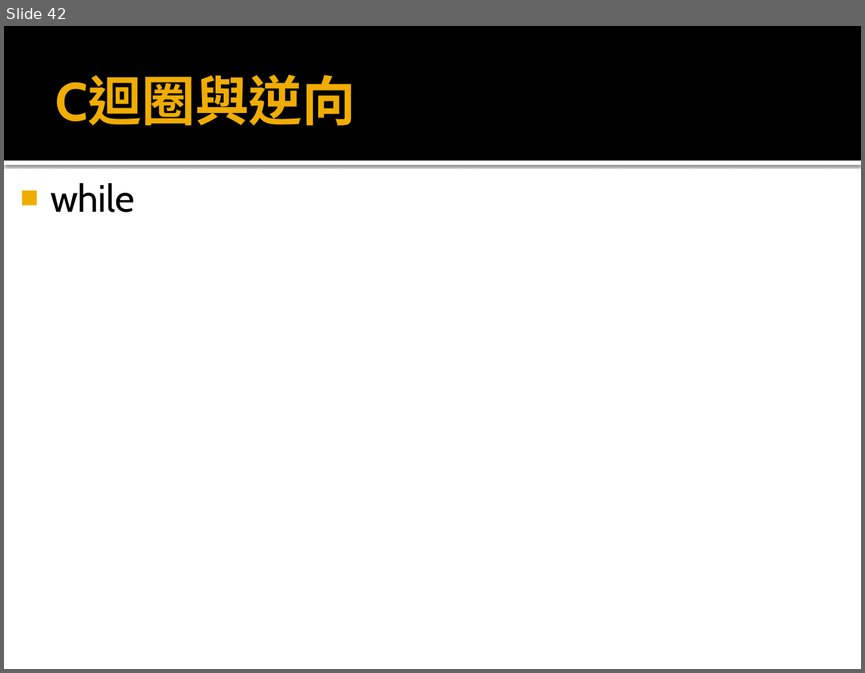
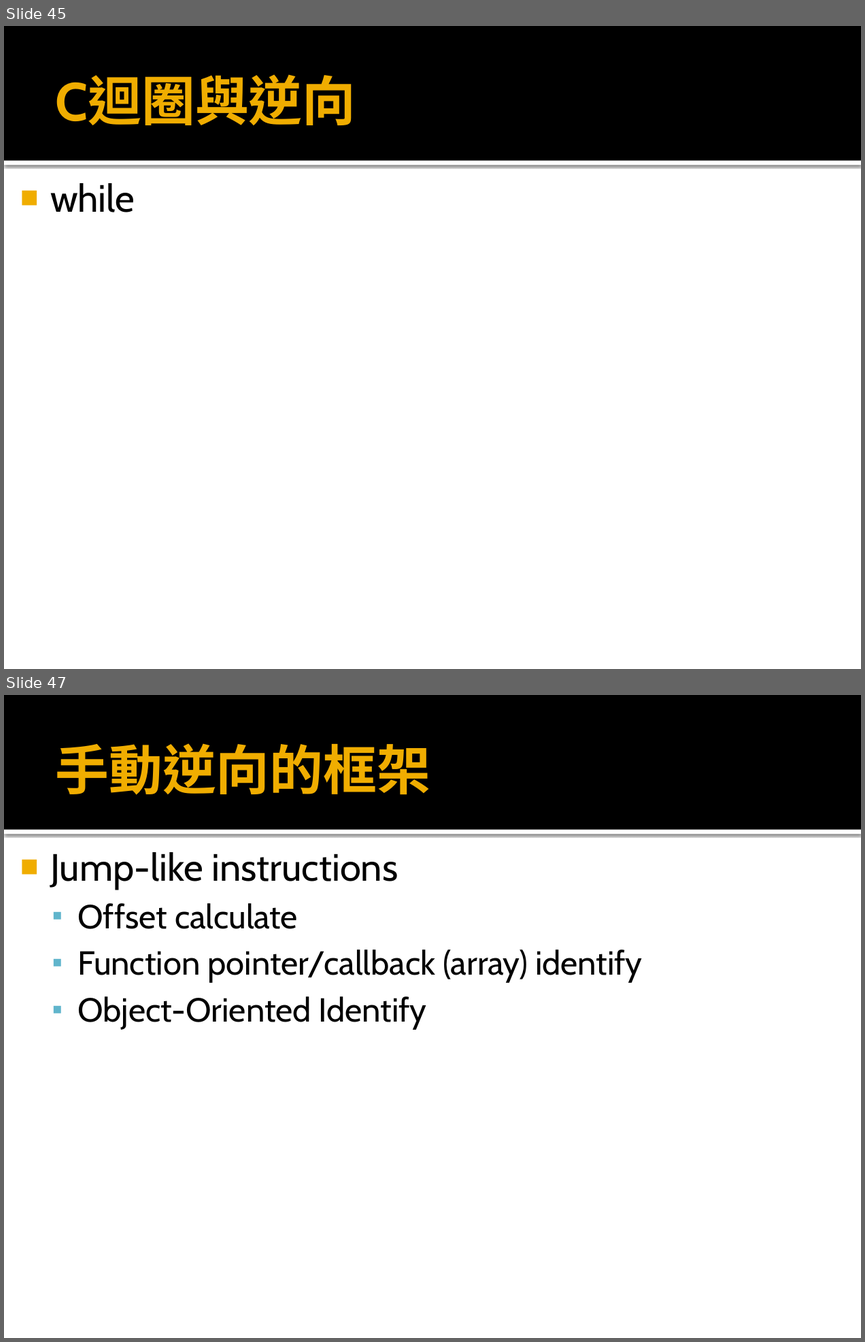
Before and after one commit to k1nm3nh4ck3r/OpenSecurityTrainingTaiwan, a slide deck: C編譯中的流程分析、逆向工程及在資訊安全中的應用.pptx. Shown one above the other, each under a label of ours: slide 42 before the commit, slides 45 and 47 after it; the slides between them are not shown. The pictures are 865x673 and 865x1342 pixels, drawn with LibreOffice and Linux fonts; fonts in the diff are those of the drawing. Boxes give left, top, right and bottom in pixels: in the first picture for what was removed or moved away, otherwise in the second. Text is boxed around its words. In the diff, an @@ line names an element or a change of style, - is before the commit and + after.

```diff
--- a/C編譯中的流程分析、逆向工程及在資訊安全中的應用.pptx
+++ b/C編譯中的流程分析、逆向工程及在資訊安全中的應用.pptx
@@ slide 47 added at [4,695,861,1338], background #FFFFFF; not listed: 2 template elements that a slide beside it also shows @@
@@ title added at [56,743,430,795], 45 pt, text #F0AD00, bold @@
+手動逆向的框架
@@ text added at [50,852,642,1029], 28 pt, text #000000 @@
+■ Jump-like instructions
+  ▪ Offset calculate
+  ▪ Function pointer/callback (array) identify
+  ▪ Object-Oriented Identify
@@ what was slide 42 is now slide 45 @@
```
Also in this commit, not shown: 3 slides changed, 6 other slides added, 1 slide removed.
